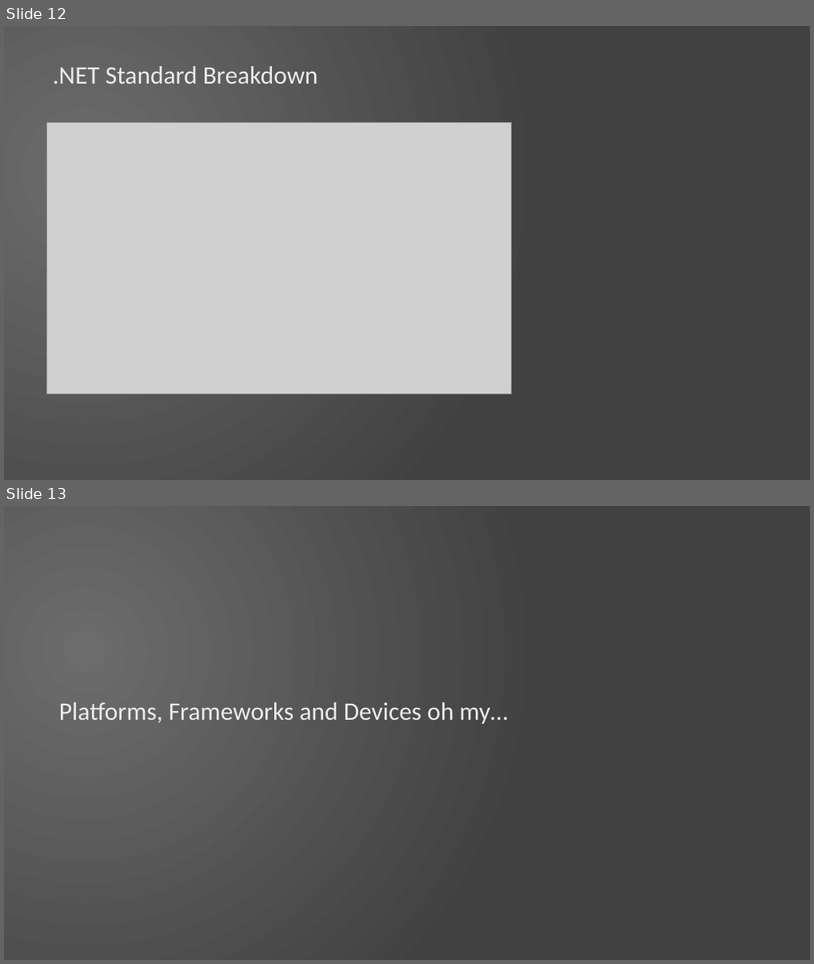
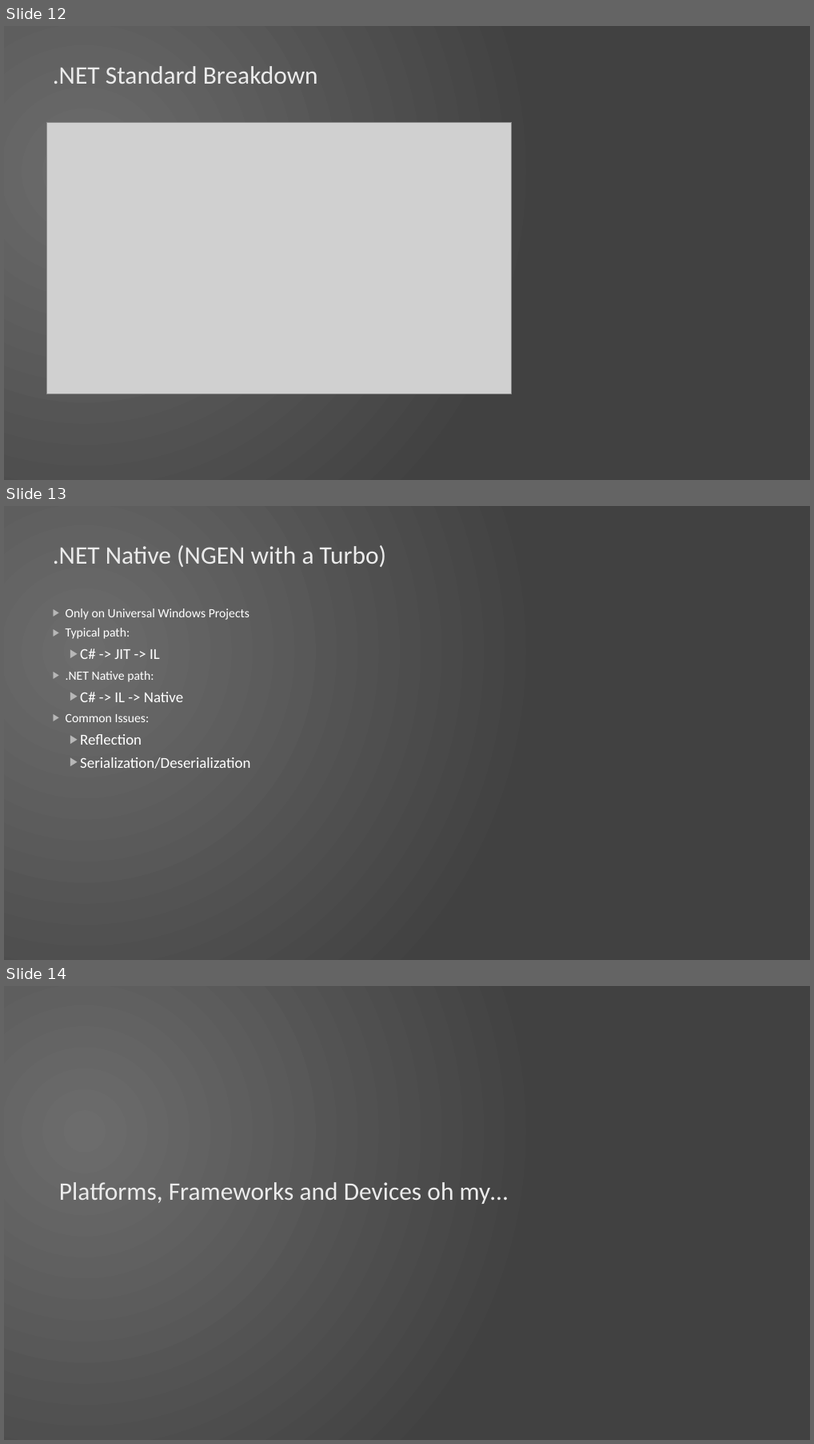
Before and after one commit to jcapellman/Presentations, a slide deck: C Sharp Ecosystem - 2.3.2017/Csharp.pptx. Shown one above the other, each under a label of ours: slides 12 and 13 before the commit, slides 12, 13 and 14 after it. The pictures are 814x964 and 814x1444 pixels, drawn with LibreOffice and Linux fonts; fonts in the diff are those of the drawing; grey boxes stand for pictures; background and template pictures are left out. Boxes give left, top, right and bottom in pixels: in the first picture for what was removed or moved away, otherwise in the second. Text is boxed around its words. In the diff, an @@ line names an element or a change of style, - is before the commit and + after.

Commit message:
Added: .NET Native slide

```diff
--- a/C Sharp Ecosystem - 2.3.2017/Csharp.pptx
+++ b/C Sharp Ecosystem - 2.3.2017/Csharp.pptx
@@ slide 13 added at <box>4,506,810,960</box>, background picture (left out) @@
@@ title added at <box>53,545,387,567</box>, 30 pt, text #EBEBEB @@
+.NET Native (NGEN with a Turbo)
@@ text added at <box>66,608,250,768</box>, 15 pt, text #FFFFFF @@
+▶ Only on Universal Windows Projects
+▶ Typical path:
+  ▶ C# -> JIT -> IL
+▶ .NET Native path:
+  ▶ C# -> IL -> Native
+▶ Common Issues:
+  ▶ Reflection
+  ▶ Serialization/Deserialization
@@ what was slide 13 is now slide 14 @@
```
